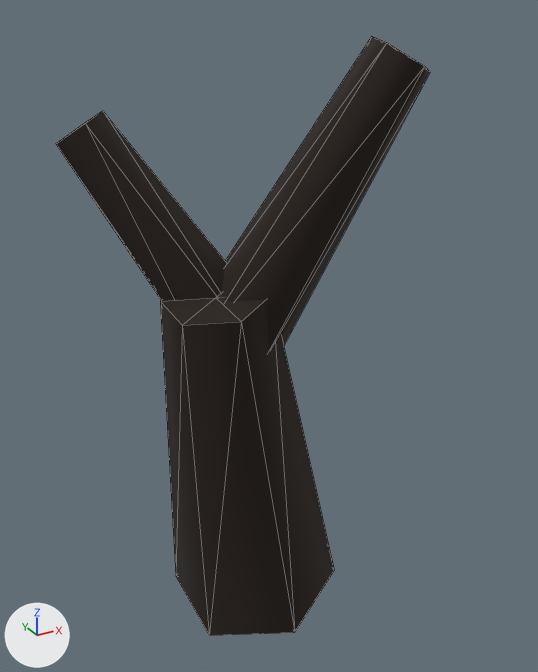
Before and after pictures for a commit that changed the glTF model public/assets/models/environment/forest/tree_twisted_a.glb.
One viewpoint serves both versions: a camera (50 mm lens) standing at (-1.71, -3.5, 3.59) and looking at (0.26, 0.08, 1.8). The axes (+X, +Y, +Z) are drawn at lower left. The lights are the same throughout. The first picture is the older version. Mesh edges are drawn as thin lines. Where no turn or scale is listed for an object, it has been applied to the vertices. Vertices at exactly the same position are counted once.
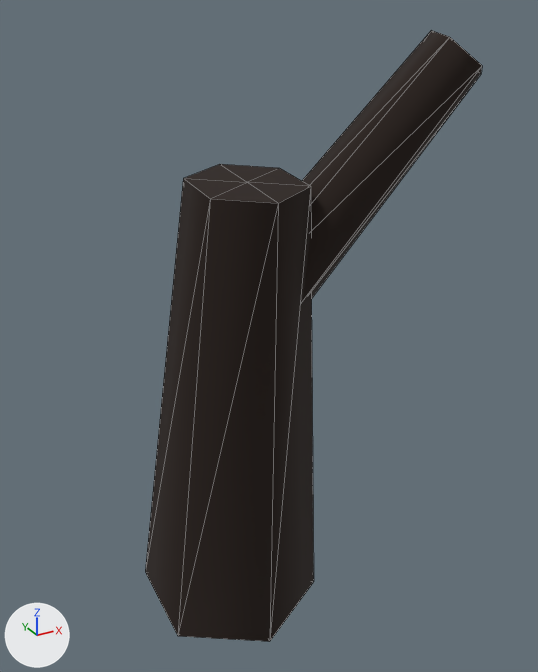
Where the newer file only moved an object's origin or applied its transform, the numbers keep the older frame.

What changed in the scene script:
```text
Change me_mesh_0:
    used by ob_mesh_0; location = (0.0, 0.0, 1.1)
    remove me_mesh_0.from_pydata(...)  # 16 vertices, 24 faces; spans x -0.42..0.64, y -0.44..0.66, z -1.18..1.14
    add me_mesh_0.from_pydata(...)  # 16 vertices, 24 faces; spans x -0.5..0.5, y -0.49..0.74, z -1.16..1.73
    me_mesh_0 part 1
    me_mesh_0.vertices[0].co: (-0.16, -0.41, 1.05) -> (0.0, -0.49, 1.65)  # pixel (241, 321) -> pixel (278, 203)
    me_mesh_0.vertices[1].co: (0.09, -0.26, 1.11) -> (0.28, -0.33, 1.67)  # not seen -> pixel (310, 186)
    me_mesh_0.vertices[2].co: (0.09, 0.04, 1.14) -> (0.28, -0.01, 1.71)  # not seen -> pixel (279, 168)
    me_mesh_0.vertices[3].co: (-0.16, 0.19, 1.11) -> (0.0, 0.15, 1.73)  # not seen -> pixel (219, 164)
    me_mesh_0.vertices[4].co: (-0.42, 0.04, 1.06) -> (-0.28, -0.01, 1.71)  # pixel (160, 301) -> pixel (183, 178)
    me_mesh_0.vertices[5].co: (-0.42, -0.25, 1.03) -> (-0.28, -0.33, 1.67)  # pixel (182, 325) -> pixel (210, 198)
    me_mesh_0.vertices[6].co: (-0.16, -0.41, 1.05) -> (0.0, -0.49, 1.65)  # pixel (241, 321) -> pixel (278, 203)
    me_mesh_0.vertices[7].co: (0.16, -0.44, -1.14) -> (0.0, -0.41, -1.16)  # pixel (294, 632) -> pixel (269, 641)
    me_mesh_0.vertices[8].co: (0.64, -0.17, -1.04) -> (0.5, -0.12, -1.12)  # pixel (334, 570) -> pixel (313, 581)
    me_mesh_0.vertices[9].co: (0.64, 0.38, -0.98) -> (0.5, 0.46, -1.06)
    me_mesh_0.vertices[10].co: (0.16, 0.66, -1.03) -> (0.0, 0.74, -1.02)
    me_mesh_0.vertices[11].co: (-0.31, 0.39, -1.13) -> (-0.5, 0.46, -1.06)  # pixel (175, 576) -> pixel (145, 571)
    me_mesh_0.vertices[12].co: (-0.31, -0.16, -1.18) -> (-0.5, -0.12, -1.12)  # pixel (209, 635) -> pixel (177, 635)
    me_mesh_0.vertices[13].co: (0.16, -0.44, -1.14) -> (0.0, -0.41, -1.16)  # pixel (294, 632) -> pixel (269, 641)
    me_mesh_0.vertices[14].co: (-0.16, -0.11, 1.08) -> (0.0, -0.17, 1.69)  # pixel (215, 297) -> pixel (247, 182)
    me_mesh_0.vertices[15].co: (0.16, 0.11, -1.08) -> (0.0, 0.17, -1.09)
Change me_mesh_1:
    used by ob_mesh_1; parent = ob_node_0; location = (0.35, -0.2, 2.6); rotation_euler = (0.276, 0.435, 0.119), in degrees (16, 25, 6.8)
    remove me_mesh_1.from_pydata(...)  # 14 vertices, 20 faces; spans x -0.29..0.29, y -0.3..0.24, z -0.9..0.9
    add me_mesh_1.from_pydata(...)  # 14 vertices, 20 faces; spans x -0.27..0.27, y -0.28..0.23, z -1.0..1.0
    me_mesh_1 part 2: the whole mesh is scaled about its middle by (0.951, 0.951, 1.11)
Change ob_mesh_1:
    ob_mesh_1.location: (0.35, -0.2, 2.6) -> (0.5, -0.2, 2.6)
    ob_mesh_1.rotation_euler: (0.276, 0.435, 0.119) -> (0.359, 0.57, 0.199)  # degrees (16, 25, 6.8) -> degrees (21, 33, 11)
Remove ob_mesh_2:
    ob_mesh_2 = bpy.data.objects.new('Mesh_2', me_mesh_2)
    ob_mesh_2.location = (-0.32, 0.2, 2.4)
```

What differs and where, as boxes [x1, y1, x2, y2] in the pictures (538 x 672 px):
'Mesh_0', reshaped (39% taller): before [160, 292, 334, 635]; after [145, 164, 314, 642]
'Mesh_1', mesh rescaled, moved, turned: before [222, 36, 430, 351]; after [302, 30, 482, 300]
'Mesh_2', deleted (black): before [56, 111, 226, 300]
